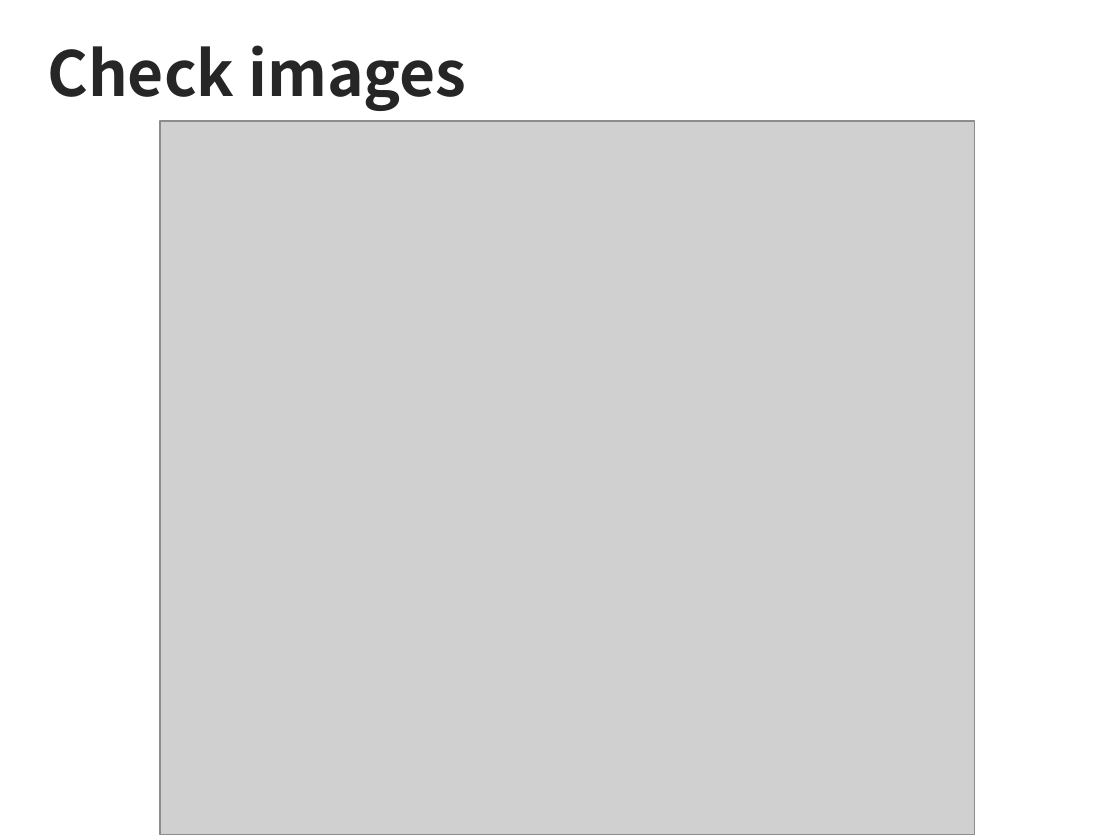
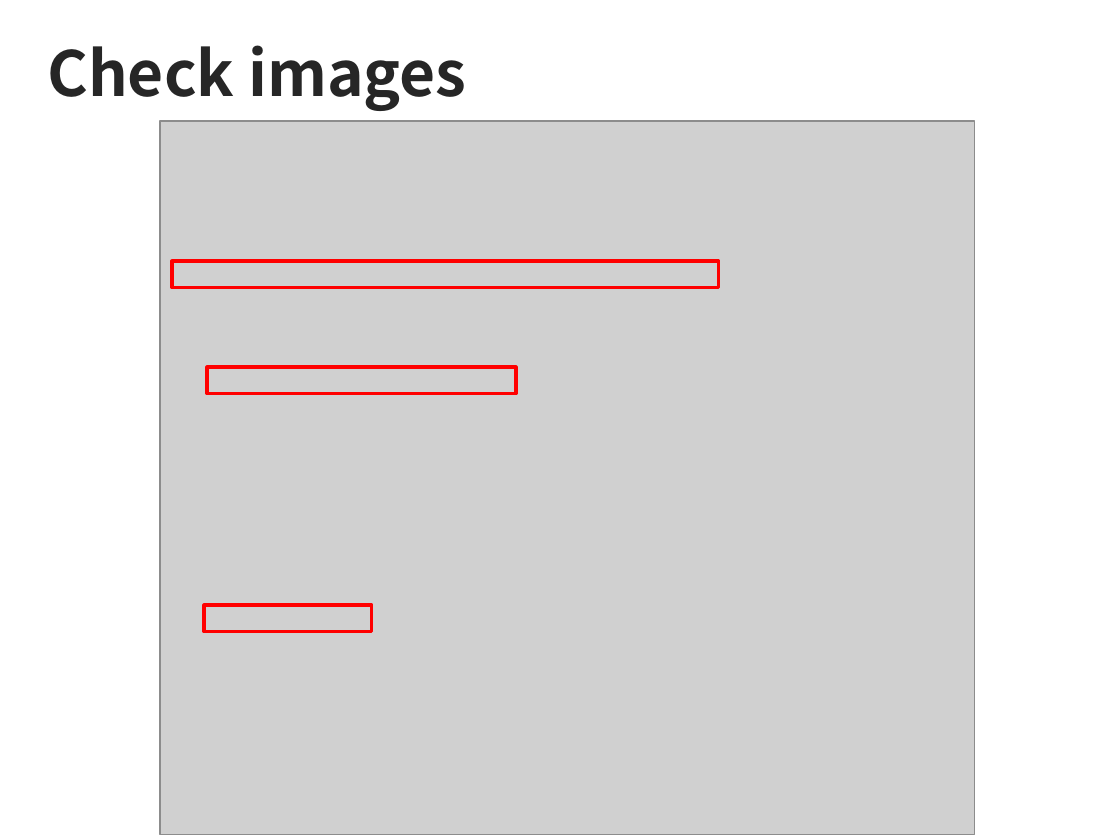
Before and after one commit to sjchoi86/dl_tutorials, a slide deck: slide 4 of presentations/Week2-1e Generate your own dataset (basic_gendataset).pptx. Drawn at 1120x840 pixels with LibreOffice and Linux fonts; fonts in the diff are those of the drawing; grey boxes stand for pictures. Boxes give left, top, right and bottom in pixels: in the first picture for what was removed or moved away, otherwise in the second. Text is boxed around its words. In the diff, an @@ line names an element or a change of style, - is before the commit and + after.

```diff
--- a/presentations/Week2-1e Generate your own dataset (basic_gendataset).pptx
+++ b/presentations/Week2-1e Generate your own dataset (basic_gendataset).pptx
@@ rectangle added at (x1=172, y1=261, x2=719, y2=288), outline #FF0000 2.25 pt @@
@@ rectangle added at (x1=207, y1=367, x2=516, y2=394), outline #FF0000 2.25 pt @@
@@ rectangle added at (x1=204, y1=605, x2=372, y2=632), outline #FF0000 2.25 pt @@
```
Also in this commit, not shown: 3 other files.
